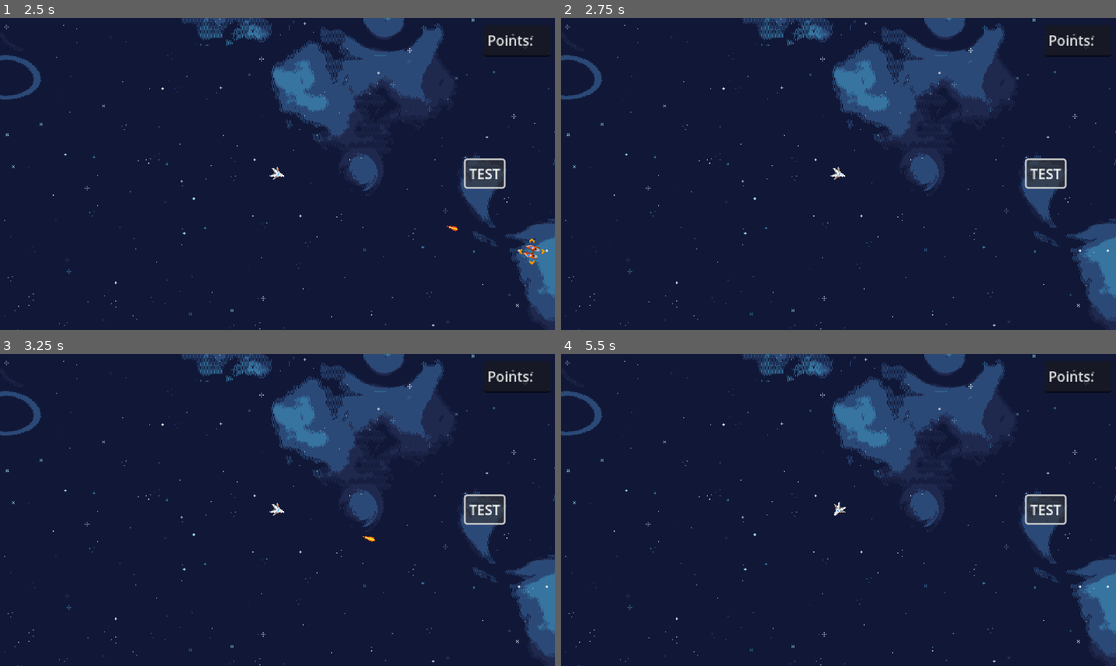
Above: before the commit, frames 1-4 (two rows, left to right).
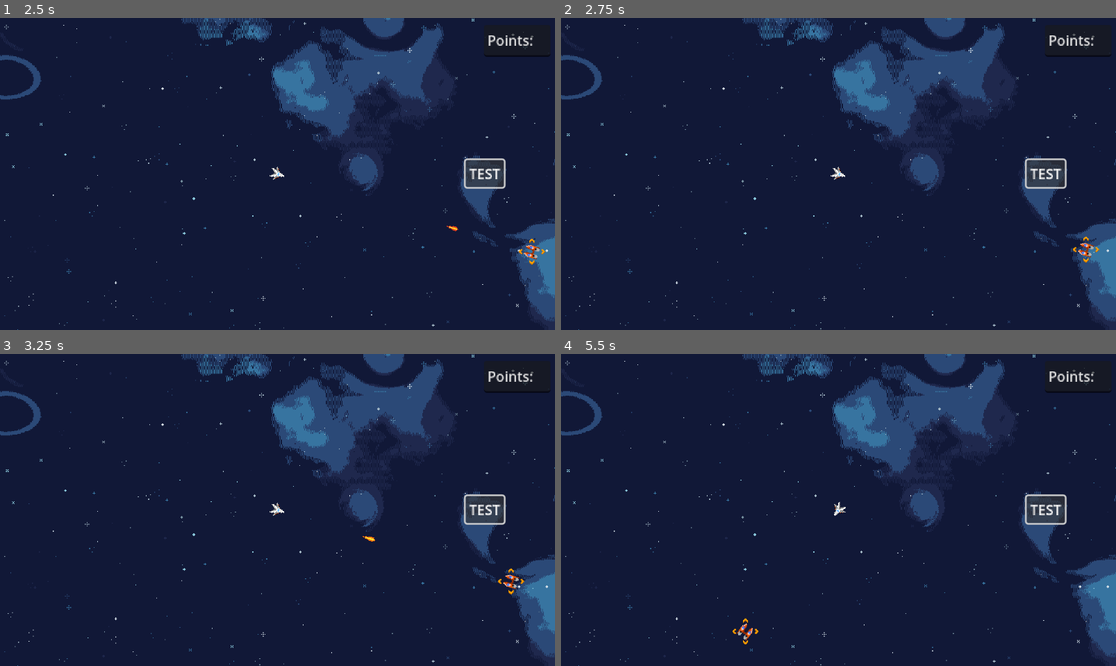
Above: after the commit, the same moments.

Repository: WhatDoor/spaced-defence
Game: Godot game, scene res://main.tscn
The game is run twice, just before and just after one commit, with the same random seed, the same clock (stepped at 60 frames per second) and the same inputs.
Inputs:
- Up to frame 1 (2.5 s): click "TEST" at 0.5 s; click "TEST" at 1.25 s; click "TEST" at 2 s
- Up to frame 2 (2.75 s): no input
- Up to frame 3 (3.25 s): no input
- Up to frame 4 (5.5 s): no input

Frame 1 is identical in both runs. In frame 2, 0.1% of the frame differs, in the area x 92-97%, y 69-79%; in frame 3, 0.1%; in frame 4, 0.1%.

Commit message:
components design in place

Diff:
--- /dev/null
+++ b/components/healthComponent.gd
@@ -0,0 +1,24 @@
+class_name HealthComponent extends Node
+
+signal HP_changed(old: int, new: int)
+signal Shield_changed(old: int, new: int)
+
+@export var max_HP: int
+@export var max_shield: int
+
+var current_HP: int = 0
+var current_Shield: int = 0
+
+func _ready():
+	current_HP = max_HP
+	current_Shield = max_shield
+
+func take_damage(damage):
+	if (current_Shield != null && current_Shield > 0):
+		var old_shield_value = current_Shield
+		current_Shield -= damage
+		emit_signal("Shield_changed", old_shield_value, current_Shield)
+	else:
+		var old_HP_value = current_HP
+		current_HP -= damage
+		emit_signal("HP_changed", old_HP_value, current_HP)
--- /dev/null
+++ b/components/healthComponent.tscn
@@ -0,0 +1,6 @@
+[gd_scene load_steps=2 format=3 uid="uid://4xiasq1xw1ii"]
+
+[ext_resource type="Script" path="res://components/healthComponent.gd" id="1_auky5"]
+
+[node name="HealthComponent" type="Node2D"]
+script = ExtResource("1_auky5")
--- /dev/null
+++ b/components/hurtboxComponent.gd
@@ -0,0 +1,7 @@
+class_name HurtboxComponent extends Area2D
+
+@export var healthComponent: Node2D = null
+
+func _on_area_entered(bullet):
+	healthComponent.take_damage(bullet.damage)
+	bullet.queue_free()
--- /dev/null
+++ b/components/hurtboxComponent.tscn
@@ -0,0 +1,8 @@
+[gd_scene load_steps=2 format=3 uid="uid://brnfjnf6dx7xe"]
+
+[ext_resource type="Script" path="res://components/hurtboxComponent.gd" id="1_8m08w"]
+
+[node name="HurtboxComponent" type="Area2D"]
+script = ExtResource("1_8m08w")
+
+[connection signal="area_entered" from="." to="." method="_on_area_entered"]
--- a/main.gd
+++ b/main.gd
@@ -64,14 +64,14 @@
 
 	var enemy_node = enemies["basic"].instantiate()
 	enemy_node.init(player, Vector2(rand_x, rand_y));
+	enemy_node.connect("died", Callable(self, "handle_enemy_died"))
 	call_deferred("add_child", enemy_node)
 
 func _on_player_fire(bullet_direction: Vector2):
 	var bullet_node = bullet_template.instantiate()
 	bullet_node.init(bullet_direction);
-	bullet_node.connect("enemy_hit", Callable(self, "handle_enemy_hit"))
 	call_deferred("add_child", bullet_node)
 
-func handle_enemy_hit(enemy: CharacterBody2D):
+func handle_enemy_died(enemy: CharacterBody2D):
 	points += 1
 	enemy.queue_free()
--- a/main.tscn
+++ b/main.tscn
@@ -24,6 +24,7 @@
 
 [node name="DetectionArea" type="Area2D" parent="."]
 collision_layer = 0
+collision_mask = 2
 monitorable = false
 
 [node name="CollisionShape2D" type="CollisionShape2D" parent="DetectionArea"]
--- a/project.godot
+++ b/project.godot
@@ -27,7 +27,8 @@
 
 [layer_names]
 
-2d_physics/layer_1="enemy"
+2d_physics/layer_1="bullets"
+2d_physics/layer_2="enemies"
 
 [rendering]
 
--- a/resources/enemies/enemy.gd
+++ b/resources/enemies/enemy.gd
@@ -1,4 +1,6 @@
 extends CharacterBody2D
+
+signal died(enemy: CharacterBody2D)
 
 @export var target: CharacterBody2D = null;
 
@@ -13,7 +15,6 @@
 func _ready():
 	pass # Replace with function body.
 
-
 # Called every frame. 'delta' is the elapsed time since the previous frame.
 func _physics_process(delta):
 	var move_dir = global_position.direction_to(target.global_position);
@@ -27,3 +28,7 @@
 
 func deselected_as_target():
 	$target_indicator.visible = false
+
+func _on_health_component_hp_changed(old, new):
+	if (new <= 0):
+		emit_signal("died", self)
--- a/resources/enemies/enemy.tscn
+++ b/resources/enemies/enemy.tscn
@@ -1,14 +1,20 @@
-[gd_scene load_steps=5 format=3 uid="uid://dvu2oybv185ua"]
+[gd_scene load_steps=8 format=3 uid="uid://dvu2oybv185ua"]
 
 [ext_resource type="Script" path="res://resources/enemies/enemy.gd" id="1_qogsr"]
 [ext_resource type="Texture2D" uid="uid://b74007ovk7s2l" path="res://resources/sprites/SpaceShooterAssetPack_Ships.png" id="1_qy0oi"]
 [ext_resource type="Texture2D" uid="uid://cv77oinw4fc0t" path="res://resources/sprites/target_indicator.png" id="3_s5s8u"]
+[ext_resource type="PackedScene" uid="uid://4xiasq1xw1ii" path="res://components/healthComponent.tscn" id="4_35w4p"]
+[ext_resource type="PackedScene" uid="uid://brnfjnf6dx7xe" path="res://components/hurtboxComponent.tscn" id="5_1qbvp"]
 
 [sub_resource type="CapsuleShape2D" id="CapsuleShape2D_7iqon"]
 radius = 7.0
 height = 16.0
 
+[sub_resource type="CircleShape2D" id="CircleShape2D_4bakg"]
+radius = 7.07107
+
 [node name="enemy" type="CharacterBody2D"]
+collision_layer = 2
 collision_mask = 0
 script = ExtResource("1_qogsr")
 
@@ -20,9 +26,22 @@
 frame = 24
 
 [node name="CollisionShape2D" type="CollisionShape2D" parent="."]
+visible = false
 rotation = 1.5708
 shape = SubResource("CapsuleShape2D_7iqon")
 
 [node name="target_indicator" type="Sprite2D" parent="."]
 visible = false
 texture = ExtResource("3_s5s8u")
+
+[node name="HealthComponent" parent="." instance=ExtResource("4_35w4p")]
+max_HP = 2
+
+[node name="HurtboxComponent" parent="." node_paths=PackedStringArray("healthComponent") instance=ExtResource("5_1qbvp")]
+collision_layer = 0
+healthComponent = NodePath("../HealthComponent")
+
+[node name="CollisionShape2D" type="CollisionShape2D" parent="HurtboxComponent"]
+shape = SubResource("CircleShape2D_4bakg")
+
+[connection signal="HP_changed" from="HealthComponent" to="." method="_on_health_component_hp_changed"]
--- a/resources/player/bullet.gd
+++ b/resources/player/bullet.gd
@@ -1,9 +1,8 @@
 extends Node2D
-
-signal enemy_hit(enemy: CharacterBody2D)
 
 const SPEED = 400;
 var direction = null;
+var damage = 1;
 
 func init(start_direction: Vector2):
 	look_at(start_direction)
@@ -18,8 +17,3 @@
 # Called every frame. 'delta' is the elapsed time since the previous frame.
 func _physics_process(delta):
 	position += (direction * SPEED * delta)
-
-
-func _on_area_2d_body_entered(enemy: CharacterBody2D):
-	emit_signal("enemy_hit", enemy)
-	queue_free()
--- a/resources/player/bullet.tscn
+++ b/resources/player/bullet.tscn
@@ -43,7 +43,8 @@
 radius = 3.0
 height = 14.0
 
-[node name="Bullet" type="Node2D"]
+[node name="Bullet" type="Area2D"]
+collision_mask = 0
 script = ExtResource("1_tk7fm")
 
 [node name="AnimatedSprite2D" type="AnimatedSprite2D" parent="."]
@@ -51,13 +52,7 @@
 autoplay = "default"
 frame_progress = 0.182544
 
-[node name="Area2D" type="Area2D" parent="."]
-collision_layer = 0
-monitorable = false
-
-[node name="CollisionShape2D" type="CollisionShape2D" parent="Area2D"]
+[node name="CollisionShape2D" type="CollisionShape2D" parent="."]
 position = Vector2(1, 1)
 rotation = 1.5708
 shape = SubResource("CapsuleShape2D_glwac")
-
-[connection signal="body_entered" from="Area2D" to="." method="_on_area_2d_body_entered"]
